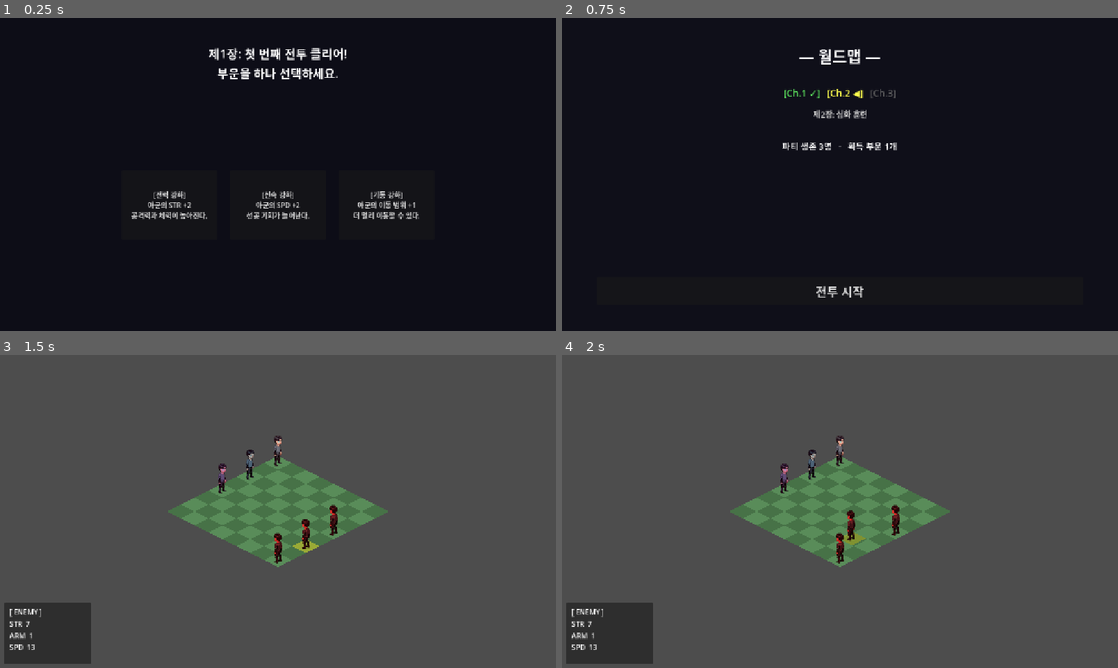
Above: before the commit, frames 1-4 (two rows, left to right).
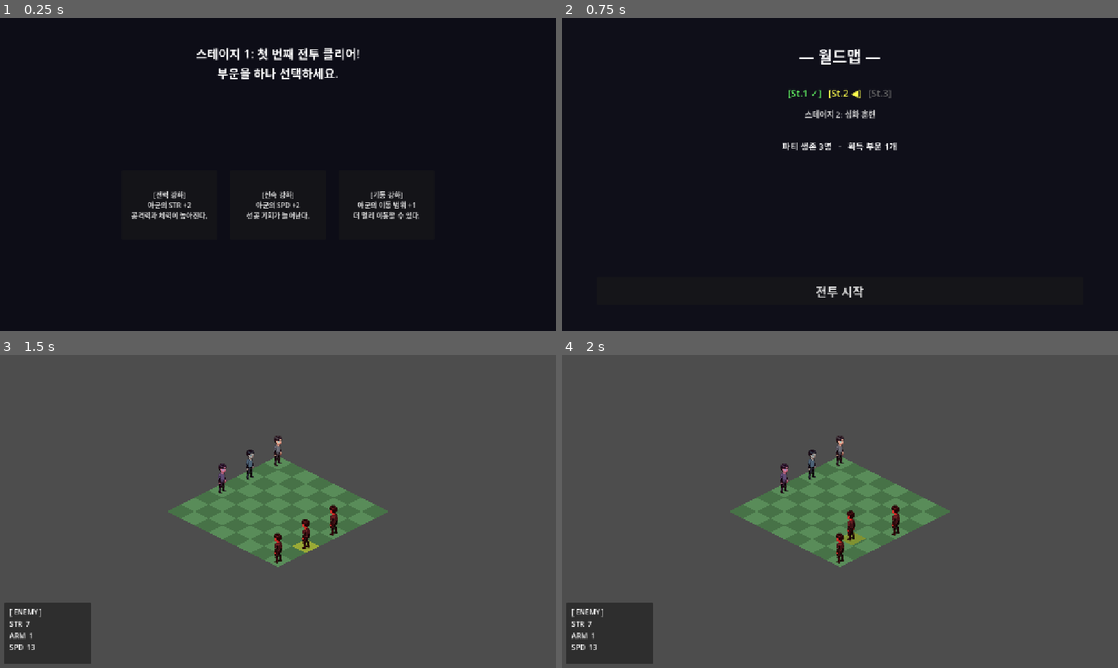
Above: after the commit, the same moments.

Repository: Booldon/iso-srpg
Game: Godot game, scene res://scenes/world/boon_screen.tscn
Two runs of this game, one before a commit and one after it. Both use one fixed random seed, a clock stepped at 60 frames per second and the inputs below. This scene is started directly instead of the project's main scene.
Inputs:
- Up to frame 1 (0.25 s): no input
- Up to frame 2 (0.75 s): click "[전력 강화] 아군의 STR +2 공격력과 체력이 높…" at 0.5 s
- Up to frame 3 (1.5 s): click "전투 시작" at 1.25 s
- Up to frame 4 (2 s): no input

The runs differ from the first frame. In frame 1, 0.7% of the frame differs, in the area x 35-65%, y 9-14%; in frame 2, 0.5%; in frame 3, nothing differs; in frame 4, nothing differs.

Commit message:
fix(step:5/naming): rename Chapter to Stage, un-collide with design doc terminology
was:  code's "Chapter" meant a single battle (ChapterData/current_chapter/
      advance_chapter() fired after every one fight), colliding with
      roguelike-layer-design.md's "Chapter" (5 stages + chapter-end
      sequence). The two documents used the same word for different scopes.
now:  code uses Stage for the single-battle unit (StageData, current_stage,
      advance_stage(), data/stages/*, get_stage_count()). "Chapter" is now
      free in code for the real 5-stage grouping to be added when the
      roguelike layer is actually implemented. Save schema bumped v2->v3
      so old saves (current_chapter field) are discarded instead of
      silently misread.

ref:  game_state.gd, campaign.gd, stage_data.gd (renamed from
      chapter_data.gd), world_map.gd, boon_screen.gd, grid_manager.gd —
      plus module CLAUDE.md docs and .claude/agents/meta-programmer.md
      updated to match and flag that "Chapter" (the design doc's bigger
      concept) still needs to be built.

Diff:
--- a/data/campaign.tres
+++ b/data/campaign.tres
@@ -1,10 +1,10 @@
 [gd_resource type="Resource" script_class="Campaign" format=3 uid="uid://cbcampaign001"]
 
 [ext_resource type="Script" uid="uid://cdq9st6yuzc4m" path="res://scripts/data/campaign.gd" id="1_camp"]
-[ext_resource type="Resource" uid="uid://cbchap1x00001" path="res://data/chapters/chapter_1.tres" id="2_ch1"]
-[ext_resource type="Resource" uid="uid://cbchap2x00001" path="res://data/chapters/chapter_2.tres" id="3_ch2"]
-[ext_resource type="Resource" uid="uid://cbchap3x00001" path="res://data/chapters/chapter_3.tres" id="4_ch3"]
+[ext_resource type="Resource" uid="uid://cbchap1x00001" path="res://data/stages/stage_1.tres" id="2_st1"]
+[ext_resource type="Resource" uid="uid://cbchap2x00001" path="res://data/stages/stage_2.tres" id="3_st2"]
+[ext_resource type="Resource" uid="uid://cbchap3x00001" path="res://data/stages/stage_3.tres" id="4_st3"]
 
 [resource]
 script = ExtResource("1_camp")
-chapters = Array[Resource]([ExtResource("2_ch1"), ExtResource("3_ch2"), ExtResource("4_ch3")])
+stages = Array[Resource]([ExtResource("2_st1"), ExtResource("3_st2"), ExtResource("4_st3")])
--- a/data/chapters/chapter_2.tres
+++ /dev/null
@@ -1,12 +0,0 @@
-[gd_resource type="Resource" script_class="ChapterData" format=3 uid="uid://cbchap2x00001"]
-
-[ext_resource type="Script" uid="uid://cp8rs5xtybv3l" path="res://scripts/data/chapter_data.gd" id="1_cd"]
-[ext_resource type="Resource" uid="uid://cbgrunt2x0001" path="res://data/enemy_grunt_ch2_stats.tres" id="2_g"]
-[ext_resource type="Resource" uid="uid://cbfast2x00001" path="res://data/enemy_fast_ch2_stats.tres" id="3_f"]
-[ext_resource type="Resource" uid="uid://cbtank2x00001" path="res://data/enemy_tank_ch2_stats.tres" id="4_t"]
-
-[resource]
-script = ExtResource("1_cd")
-id = 2
-title = "제2장: 심화 훈련"
-enemy_party = Array[Resource]([ExtResource("2_g"), ExtResource("3_f"), ExtResource("4_t")])
--- a/data/chapters/chapter_3.tres
+++ /dev/null
@@ -1,12 +0,0 @@
-[gd_resource type="Resource" script_class="ChapterData" format=3 uid="uid://cbchap3x00001"]
-
-[ext_resource type="Script" uid="uid://cp8rs5xtybv3l" path="res://scripts/data/chapter_data.gd" id="1_cd"]
-[ext_resource type="Resource" uid="uid://cbgrunt3x0001" path="res://data/enemy_grunt_ch3_stats.tres" id="2_g"]
-[ext_resource type="Resource" uid="uid://cbfast3x00001" path="res://data/enemy_fast_ch3_stats.tres" id="3_f"]
-[ext_resource type="Resource" uid="uid://cbtank3x00001" path="res://data/enemy_tank_ch3_stats.tres" id="4_t"]
-
-[resource]
-script = ExtResource("1_cd")
-id = 3
-title = "제3장: 최후의 전투"
-enemy_party = Array[Resource]([ExtResource("2_g"), ExtResource("3_f"), ExtResource("4_t")])
--- a/data/chapters/chapter_1.tres
+++ b/data/stages/stage_1.tres
@@ -1,6 +1,6 @@
-[gd_resource type="Resource" script_class="ChapterData" format=3 uid="uid://cbchap1x00001"]
+[gd_resource type="Resource" script_class="StageData" format=3 uid="uid://cbchap1x00001"]
 
-[ext_resource type="Script" uid="uid://cp8rs5xtybv3l" path="res://scripts/data/chapter_data.gd" id="1_cd"]
+[ext_resource type="Script" uid="uid://cp8rs5xtybv3l" path="res://scripts/data/stage_data.gd" id="1_cd"]
 [ext_resource type="Resource" uid="uid://cwgr8xvkpmxaa" path="res://data/enemy_grunt_stats.tres" id="2_g"]
 [ext_resource type="Resource" uid="uid://ryreddkas5aa" path="res://data/enemy_fast_stats.tres" id="3_f"]
 [ext_resource type="Resource" uid="uid://ryrerde0s5aa" path="res://data/enemy_tank_stats.tres" id="4_t"]
@@ -8,5 +8,5 @@
 [resource]
 script = ExtResource("1_cd")
 id = 1
-title = "제1장: 첫 번째 전투"
+title = "스테이지 1: 첫 번째 전투"
 enemy_party = Array[Resource]([ExtResource("2_g"), ExtResource("3_f"), ExtResource("4_t")])
--- /dev/null
+++ b/data/stages/stage_2.tres
@@ -0,0 +1,12 @@
+[gd_resource type="Resource" script_class="StageData" format=3 uid="uid://cbchap2x00001"]
+
+[ext_resource type="Script" uid="uid://cp8rs5xtybv3l" path="res://scripts/data/stage_data.gd" id="1_cd"]
+[ext_resource type="Resource" uid="uid://cbgrunt2x0001" path="res://data/enemy_grunt_stage2_stats.tres" id="2_g"]
+[ext_resource type="Resource" uid="uid://cbfast2x00001" path="res://data/enemy_fast_stage2_stats.tres" id="3_f"]
+[ext_resource type="Resource" uid="uid://cbtank2x00001" path="res://data/enemy_tank_stage2_stats.tres" id="4_t"]
+
+[resource]
+script = ExtResource("1_cd")
+id = 2
+title = "스테이지 2: 심화 훈련"
+enemy_party = Array[Resource]([ExtResource("2_g"), ExtResource("3_f"), ExtResource("4_t")])
--- /dev/null
+++ b/data/stages/stage_3.tres
@@ -0,0 +1,12 @@
+[gd_resource type="Resource" script_class="StageData" format=3 uid="uid://cbchap3x00001"]
+
+[ext_resource type="Script" uid="uid://cp8rs5xtybv3l" path="res://scripts/data/stage_data.gd" id="1_cd"]
+[ext_resource type="Resource" uid="uid://cbgrunt3x0001" path="res://data/enemy_grunt_stage3_stats.tres" id="2_g"]
+[ext_resource type="Resource" uid="uid://cbfast3x00001" path="res://data/enemy_fast_stage3_stats.tres" id="3_f"]
+[ext_resource type="Resource" uid="uid://cbtank3x00001" path="res://data/enemy_tank_stage3_stats.tres" id="4_t"]
+
+[resource]
+script = ExtResource("1_cd")
+id = 3
+title = "스테이지 3: 최후의 전투"
+enemy_party = Array[Resource]([ExtResource("2_g"), ExtResource("3_f"), ExtResource("4_t")])
--- a/scenes/world/world_map.tscn
+++ b/scenes/world/world_map.tscn
@@ -30,7 +30,7 @@
 
 [node name="HSep1" type="HSeparator" parent="Margin/VBox"]
 
-[node name="ChapterRow" type="HBoxContainer" parent="Margin/VBox"]
+[node name="StageRow" type="HBoxContainer" parent="Margin/VBox"]
 alignment = 1
 
 [node name="HSep2" type="HSeparator" parent="Margin/VBox"]
--- a/scripts/autoload/game_state.gd
+++ b/scripts/autoload/game_state.gd
@@ -4,10 +4,10 @@
 const CAMPAIGN      := preload("res://data/campaign.tres")
 const SAVE_DIR      := "user://saves"
 const SAVE_PATH     := "user://saves/save.json"
-const SAVE_VERSION  := 2
+const SAVE_VERSION  := 3
 
 var party: Array[Dictionary] = []
-var current_chapter: int = 0           # index into CAMPAIGN.chapters
+var current_stage: int = 0             # index into CAMPAIGN.stages
 var active_boons: Array[String] = []   # .tres paths accumulated this run
 
 
@@ -32,18 +32,18 @@
 	return result
 
 
-func current_chapter_data() -> ChapterData:
-	if current_chapter < CAMPAIGN.chapters.size():
-		return CAMPAIGN.chapters[current_chapter] as ChapterData
+func current_stage_data() -> StageData:
+	if current_stage < CAMPAIGN.stages.size():
+		return CAMPAIGN.stages[current_stage] as StageData
 	return null
 
 
 func is_campaign_complete() -> bool:
-	return current_chapter >= CAMPAIGN.chapters.size()
+	return current_stage >= CAMPAIGN.stages.size()
 
 
-func get_chapter_count() -> int:
-	return CAMPAIGN.chapters.size()
+func get_stage_count() -> int:
+	return CAMPAIGN.stages.size()
 
 
 # ── Mutations ──────────────────────────────────────────────────────────────
@@ -54,7 +54,7 @@
 		var stats := m as UnitStats
 		if stats:
 			party.append({"path": stats.resource_path, "alive": true})
-	current_chapter = 0
+	current_stage = 0
 	active_boons.clear()
 
 
@@ -70,10 +70,10 @@
 	save_game()
 
 
-# Called after boon selection: append boon, advance chapter, save.
-func advance_chapter(boon_path: String) -> void:
+# Called after boon selection: append boon, advance stage, save.
+func advance_stage(boon_path: String) -> void:
 	active_boons.append(boon_path)
-	current_chapter += 1
+	current_stage += 1
 	save_game()
 
 
@@ -84,7 +84,7 @@
 	var data := {
 		"version": SAVE_VERSION,
 		"party": party,
-		"current_chapter": current_chapter,
+		"current_stage": current_stage,
 		"active_boons": active_boons,
 	}
 	var file := FileAccess.open(SAVE_PATH, FileAccess.WRITE)
@@ -104,7 +104,7 @@
 	party.clear()
 	for rec in parsed["party"]:
 		party.append({"path": rec["path"], "alive": rec["alive"]})
-	current_chapter = int(parsed.get("current_chapter", 0))
+	current_stage = int(parsed.get("current_stage", 0))
 	active_boons.clear()
 	for b in parsed.get("active_boons", []):
 		active_boons.append(str(b))
--- a/scripts/battle/grid_manager.gd
+++ b/scripts/battle/grid_manager.gd
@@ -432,14 +432,14 @@
 		Vector2i(7, 5),
 		Vector2i(7, 3),
 	]
-	var chapter := GameState.current_chapter_data()
-	if chapter == null:
-		push_error("GridManager: no chapter data for index %d" % GameState.current_chapter)
+	var stage := GameState.current_stage_data()
+	if stage == null:
+		push_error("GridManager: no stage data for index %d" % GameState.current_stage)
 		return
-	for i in range(chapter.enemy_party.size()):
+	for i in range(stage.enemy_party.size()):
 		if i >= slots.size():
 			break
-		var stats_res := chapter.enemy_party[i] as UnitStats
+		var stats_res := stage.enemy_party[i] as UnitStats
 		if stats_res == null:
 			continue
 		var cell := slots[i]
--- a/scripts/data/campaign.gd
+++ b/scripts/data/campaign.gd
@@ -1,4 +1,4 @@
 extends Resource
 class_name Campaign
 
-@export var chapters: Array[Resource] = []      # Array of ChapterData .tres references
+@export var stages: Array[Resource] = []        # Array of StageData .tres references
--- a/scripts/data/chapter_data.gd
+++ b/scripts/data/stage_data.gd
@@ -1,5 +1,5 @@
 extends Resource
-class_name ChapterData
+class_name StageData
 
 @export var id: int = 1
 @export var title: String = ""
--- a/scripts/world/boon_screen.gd
+++ b/scripts/world/boon_screen.gd
@@ -9,8 +9,8 @@
 
 
 func _ready() -> void:
-	var cd := GameState.current_chapter_data()
-	_header.text = "%s 클리어!\n부운을 하나 선택하세요." % (cd.title if cd else "챕터")
+	var sd := GameState.current_stage_data()
+	_header.text = "%s 클리어!\n부운을 하나 선택하세요." % (sd.title if sd else "스테이지")
 
 	var pool := _load_boon_pool()
 	pool.shuffle()
@@ -46,5 +46,5 @@
 
 
 func _on_card_chosen(path: String) -> void:
-	GameState.advance_chapter(path)
+	GameState.advance_stage(path)
 	get_tree().change_scene_to_file(WORLD_MAP)
--- a/scripts/world/world_map.gd
+++ b/scripts/world/world_map.gd
@@ -2,47 +2,47 @@
 
 const BATTLE_SCENE := "res://scenes/battle/grid.tscn"
 
-@onready var _chapter_row: HBoxContainer = $Margin/VBox/ChapterRow
-@onready var _party_label: Label         = $Margin/VBox/PartyLabel
-@onready var _enter_btn: Button          = $Margin/VBox/EnterButton
+@onready var _stage_row: HBoxContainer = $Margin/VBox/StageRow
+@onready var _party_label: Label       = $Margin/VBox/PartyLabel
+@onready var _enter_btn: Button        = $Margin/VBox/EnterButton
 
 
 func _ready() -> void:
-	_refresh_chapter_nodes()
+	_refresh_stage_nodes()
 	_refresh_party_label()
 	_enter_btn.disabled = GameState.is_campaign_complete()
 	_enter_btn.pressed.connect(func(): get_tree().change_scene_to_file(BATTLE_SCENE))
 
 
-func _refresh_chapter_nodes() -> void:
-	for child in _chapter_row.get_children():
+func _refresh_stage_nodes() -> void:
+	for child in _stage_row.get_children():
 		child.queue_free()
 
-	var total := GameState.get_chapter_count()
+	var total := GameState.get_stage_count()
 	for i in range(total):
 		var lbl := Label.new()
 		lbl.add_theme_font_size_override("font_size", 22)
-		if i < GameState.current_chapter:
-			lbl.text = " [Ch.%d ✓] " % (i + 1)
+		if i < GameState.current_stage:
+			lbl.text = " [St.%d ✓] " % (i + 1)
 			lbl.modulate = Color(0.4, 1.0, 0.4)
-		elif i == GameState.current_chapter:
-			lbl.text = " [Ch.%d ◀] " % (i + 1)
+		elif i == GameState.current_stage:
+			lbl.text = " [St.%d ◀] " % (i + 1)
 			lbl.modulate = Color(1.0, 1.0, 0.3)
 		else:
-			lbl.text = " [Ch.%d] " % (i + 1)
+			lbl.text = " [St.%d] " % (i + 1)
 			lbl.modulate = Color(0.4, 0.4, 0.4)
-		_chapter_row.add_child(lbl)
+		_stage_row.add_child(lbl)
 
-	# show current chapter title below the chain
-	var cd := GameState.current_chapter_data()
-	if cd:
+	# show current stage title below the chain
+	var sd := GameState.current_stage_data()
+	if sd:
 		var title_lbl := Label.new()
-		title_lbl.text = cd.title
+		title_lbl.text = sd.title
 		title_lbl.add_theme_font_size_override("font_size", 18)
 		title_lbl.modulate = Color(0.85, 0.85, 0.85)
 		title_lbl.horizontal_alignment = HORIZONTAL_ALIGNMENT_CENTER
-		_chapter_row.get_parent().add_child(title_lbl)
-		_chapter_row.get_parent().move_child(title_lbl, _chapter_row.get_index() + 1)
+		_stage_row.get_parent().add_child(title_lbl)
+		_stage_row.get_parent().move_child(title_lbl, _stage_row.get_index() + 1)
 
 
 func _refresh_party_label() -> void:
Renamed: data/enemy_fast_ch2_stats.tres -> data/enemy_fast_stage2_stats.tres
Renamed: data/enemy_fast_ch3_stats.tres -> data/enemy_fast_stage3_stats.tres
Renamed: data/enemy_grunt_ch2_stats.tres -> data/enemy_grunt_stage2_stats.tres
Renamed: data/enemy_grunt_ch3_stats.tres -> data/enemy_grunt_stage3_stats.tres
Renamed: data/enemy_tank_ch2_stats.tres -> data/enemy_tank_stage2_stats.tres
Renamed: data/enemy_tank_ch3_stats.tres -> data/enemy_tank_stage3_stats.tres
Not shown, changed: .claude/agents/meta-programmer.md
Not shown, changed: scripts/autoload/CLAUDE.md
Not shown, changed: scripts/battle/CLAUDE.md
Not shown, changed: scripts/data/CLAUDE.md
Not shown, changed: scripts/world/CLAUDE.md
